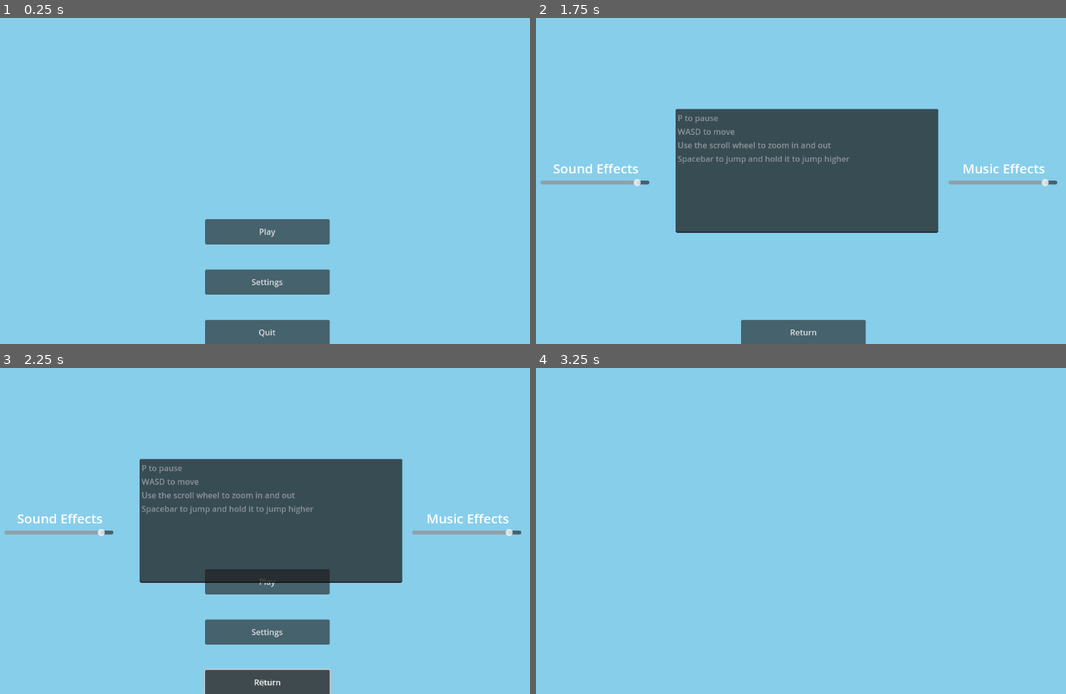
Above: before the commit, frames 1-4 (two rows, left to right).
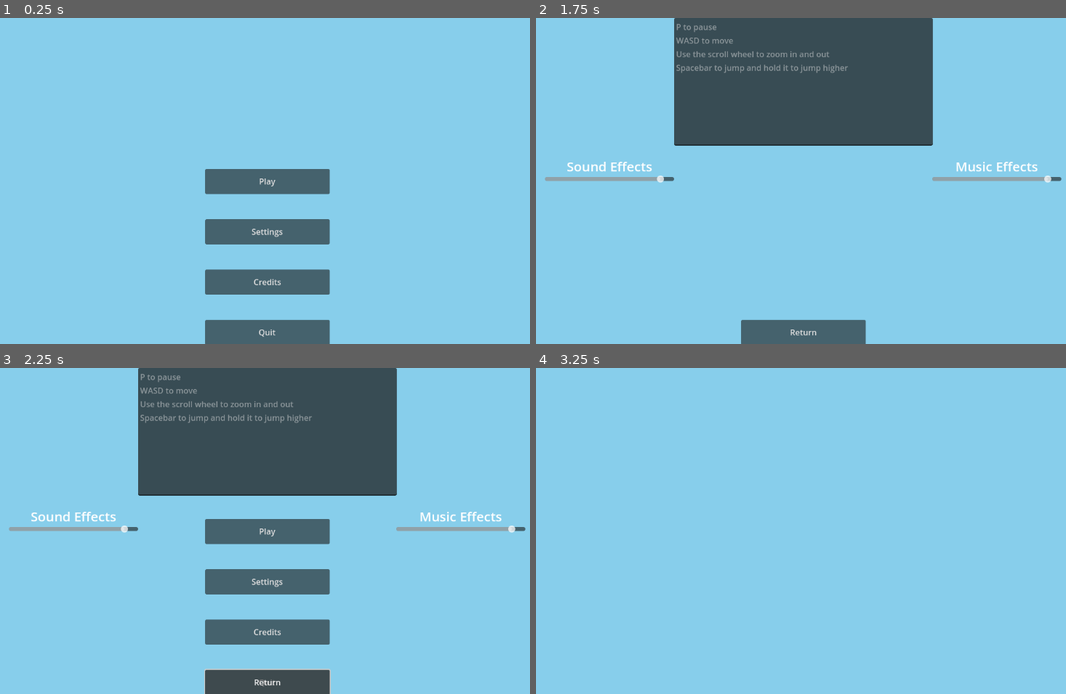
Above: after the commit, the same moments.

Repository: AlexTheAccount/Get-The-Biscuit
Game: Godot game, scene res://Tscn/UI/Main Menu.tscn
Two runs of this game, one before a commit and one after it. Both use one fixed random seed, a clock stepped at 60 frames per second and the inputs below. Sound files missing from this copy of the repository are replaced by a short silence.
Inputs (mouse positions are in pixels of both pictures, inside the frame that each line leads up to):
- Up to frame 1 (0.25 s): no input
- Up to frame 2 (1.75 s): click "Settings" at 0.5 s; tap Enter (ui_accept) at 1.25, 1.52 s; move the mouse to (933, 164) at 1.27 s; hold D (Player Right) from 1.28 s (still down); hold Mouse wheel up (Zoom In) from 1.28 s (still down); click (933, 164) at 1.42 s
- Up to frame 3 (2.25 s): release D (Player Right) at 2 s; release Mouse wheel up (Zoom In) at 2 s; click "Return" at 2 s
- Up to frame 4 (3.25 s): click (801, 632) at 2.75 s, where only the run after the commit has a clickable "Credits"

The runs differ from the first frame. In frame 1, 2.0% of the frame differs, in the area x 38-63%, y 46-83%; in frame 2, 29%; in frame 3, 29%, in the area x 0-100%, y 0-83%; in frame 4, nothing differs.

Commit message:
added Credits

Diff:
--- a/get-the-biscuit/GD/UI/MMControl.gd
+++ b/get-the-biscuit/GD/UI/MMControl.gd
@@ -5,6 +5,7 @@
 
 @onready var playNode := $Play
 @onready var settingsNode := $Settings
+@onready var creditsNode := $Credits
 @onready var quitNode := $Quit
 
 @onready var musicPlayer := $MusicPlayer
@@ -23,6 +24,7 @@
 func ToggleAll():
 	playNode.visible = not playNode.visible
 	settingsNode.visible = not settingsNode.visible
+	creditsNode.visible = not creditsNode.visible
 	quitNode.visible = not quitNode.visible
 
 func _on_play_button_up() -> void:
@@ -43,6 +45,13 @@
 	add_child(addedSettings)
 	pass # Replace with function body.
 
+func _on_credits_button_up() -> void:
+	ToggleAll()
+	GameManager.uiClickPlayer.play()
+	await get_tree().create_timer(GameManager.uiClickPlayer.stream.get_length()).timeout
+	var addedSettings = settingsLoad.instantiate()
+	add_child(addedSettings)
+	pass # Replace with function body.
 
 func _on_quit_button_up() -> void:
 	GameManager.uiClickPlayer.play()
--- a/get-the-biscuit/Tscn/UI/Controls Menu.tscn
+++ b/get-the-biscuit/Tscn/UI/Controls Menu.tscn
@@ -14,14 +14,12 @@
 [node name="TextEdit" type="TextEdit" parent="."]
 layout_mode = 1
 anchors_preset = -1
-anchor_left = 0.372
-anchor_top = 0.335
-anchor_right = 0.631
-anchor_bottom = 0.653
-offset_left = -105.544
-offset_top = -36.08
-offset_right = 117.088
-offset_bottom = 3.85596
+anchor_left = 0.278
+anchor_right = 0.722
+anchor_bottom = 0.392
+offset_left = -0.256042
+offset_right = 1.25592
+offset_bottom = -0.0160065
 grow_horizontal = 2
 grow_vertical = 2
 text = "P to pause
--- /dev/null
+++ b/get-the-biscuit/Tscn/UI/Credits Menu.tscn
@@ -0,0 +1,58 @@
+[gd_scene load_steps=2 format=3 uid="uid://cu4jhaanlju30"]
+
+[ext_resource type="Script" uid="uid://dqvwvtgtgckcu" path="res://GD/UI/MMControl.gd" id="1_myumj"]
+
+[node name="Main Menu" type="Control"]
+layout_mode = 3
+anchors_preset = 15
+anchor_right = 1.0
+anchor_bottom = 1.0
+grow_horizontal = 2
+grow_vertical = 2
+mouse_filter = 2
+script = ExtResource("1_myumj")
+
+[node name="TextEdit" type="TextEdit" parent="."]
+layout_mode = 1
+anchors_preset = -1
+anchor_left = 0.111
+anchor_right = 0.889
+anchor_bottom = 0.691
+offset_left = 0.127991
+offset_right = -0.128052
+offset_bottom = 0.231964
+grow_horizontal = 2
+grow_vertical = 2
+text = "Made in Godot
+
+Music made in LMMS
+
+3D models made in Blender
+
+SFX from Pixabay and edited in WavePad:
+Floraphonic - 90s Game UI 11
+Phenala (Freesound) - Coin Pickup
+Bastianhallo (Freesound) - Cartoon jump
+Storegraphic - Soft Wind
+
+
+Thanks For Playing!
+"
+editable = false
+
+[node name="Quit" type="Button" parent="."]
+layout_mode = 1
+anchors_preset = 7
+anchor_left = 0.5
+anchor_top = 1.0
+anchor_right = 0.5
+anchor_bottom = 1.0
+offset_left = -123.5
+offset_top = -48.0
+offset_right = 123.5
+offset_bottom = 2.0
+grow_horizontal = 2
+grow_vertical = 0
+text = "Quit"
+
+[connection signal="button_up" from="Quit" to="." method="_on_quit_button_up"]
--- a/get-the-biscuit/Tscn/UI/Main Menu.tscn
+++ b/get-the-biscuit/Tscn/UI/Main Menu.tscn
@@ -22,9 +22,9 @@
 anchor_right = 0.5
 anchor_bottom = 1.0
 offset_left = -123.5
-offset_top = -248.0
+offset_top = -348.0
 offset_right = 123.5
-offset_bottom = -198.0
+offset_bottom = -298.0
 grow_horizontal = 2
 grow_vertical = 0
 text = "Play"
@@ -37,12 +37,27 @@
 anchor_right = 0.5
 anchor_bottom = 1.0
 offset_left = -123.5
+offset_top = -248.0
+offset_right = 123.5
+offset_bottom = -198.0
+grow_horizontal = 2
+grow_vertical = 0
+text = "Settings"
+
+[node name="Credits" type="Button" parent="."]
+layout_mode = 1
+anchors_preset = 7
+anchor_left = 0.5
+anchor_top = 1.0
+anchor_right = 0.5
+anchor_bottom = 1.0
+offset_left = -123.5
 offset_top = -148.0
 offset_right = 123.5
 offset_bottom = -98.0
 grow_horizontal = 2
 grow_vertical = 0
-text = "Settings"
+text = "Credits"
 
 [node name="Quit" type="Button" parent="."]
 layout_mode = 1
@@ -70,4 +85,5 @@
 
 [connection signal="button_up" from="Play" to="." method="_on_play_button_up"]
 [connection signal="button_up" from="Settings" to="." method="_on_settings_button_up"]
+[connection signal="button_up" from="Credits" to="." method="_on_credits_button_up"]
 [connection signal="button_up" from="Quit" to="." method="_on_quit_button_up"]
--- a/get-the-biscuit/Tscn/UI/Settings Menu.tscn
+++ b/get-the-biscuit/Tscn/UI/Settings Menu.tscn
@@ -29,19 +29,19 @@
 
 [node name="SFXSlider" type="HSlider" parent="."]
 layout_mode = 0
-offset_left = 55.0
-offset_top = 319.0
-offset_right = 271.0
-offset_bottom = 335.0
+offset_left = 64.0
+offset_top = 312.0
+offset_right = 320.0
+offset_bottom = 328.0
 min_value = -72.0
 max_value = 6.0
 
 [node name="SFXLabel" type="Label" parent="."]
 layout_mode = 0
-offset_left = 69.0
-offset_top = 276.0
-offset_right = 261.0
-offset_bottom = 317.0
+offset_left = 64.0
+offset_top = 272.0
+offset_right = 320.0
+offset_bottom = 313.0
 theme_override_font_sizes/font_size = 26
 text = "Sound Effects"
 horizontal_alignment = 1
@@ -49,19 +49,19 @@
 
 [node name="MusicSlider" type="HSlider" parent="."]
 layout_mode = 0
-offset_left = 864.0
-offset_top = 319.0
-offset_right = 1080.0
-offset_bottom = 335.0
+offset_left = 832.0
+offset_top = 312.0
+offset_right = 1088.0
+offset_bottom = 328.0
 min_value = -72.0
 max_value = 6.0
 
 [node name="MusicLabel" type="Label" parent="."]
 layout_mode = 0
-offset_left = 878.0
-offset_top = 276.0
-offset_right = 1070.0
-offset_bottom = 317.0
+offset_left = 832.0
+offset_top = 272.0
+offset_right = 1088.0
+offset_bottom = 313.0
 theme_override_font_sizes/font_size = 26
 text = "Music Effects"
 horizontal_alignment = 1
@@ -70,14 +70,12 @@
 [node name="TextEdit" type="TextEdit" parent="."]
 layout_mode = 1
 anchors_preset = -1
-anchor_left = 0.372
-anchor_top = 0.335
-anchor_right = 0.631
-anchor_bottom = 0.653
-offset_left = -105.544
-offset_top = -36.08
-offset_right = 117.088
-offset_bottom = 3.85596
+anchor_left = 0.278
+anchor_right = 0.722
+anchor_bottom = 0.392
+offset_left = -0.256042
+offset_right = 1.25592
+offset_bottom = -0.0160065
 grow_horizontal = 2
 grow_vertical = 2
 text = "P to pause
